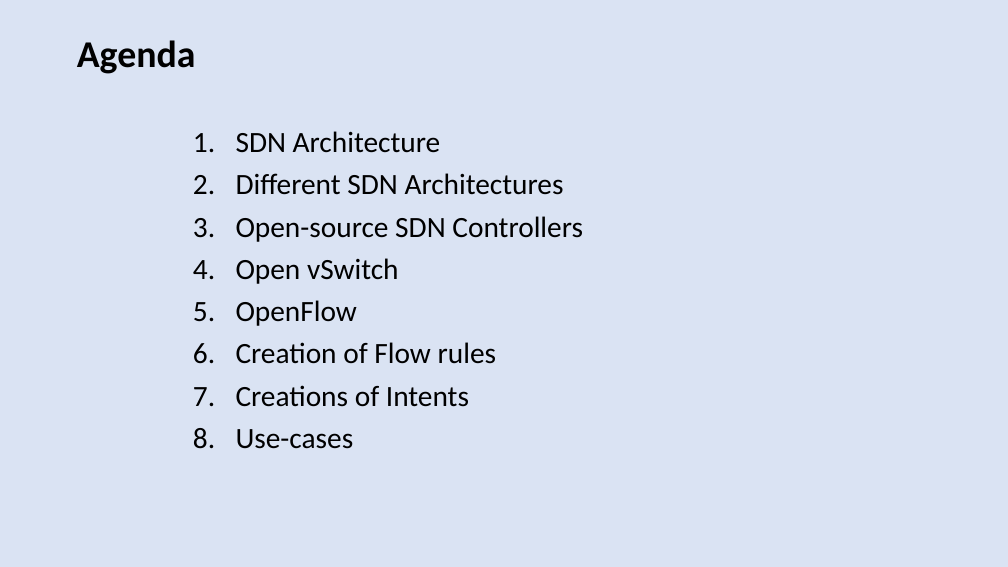
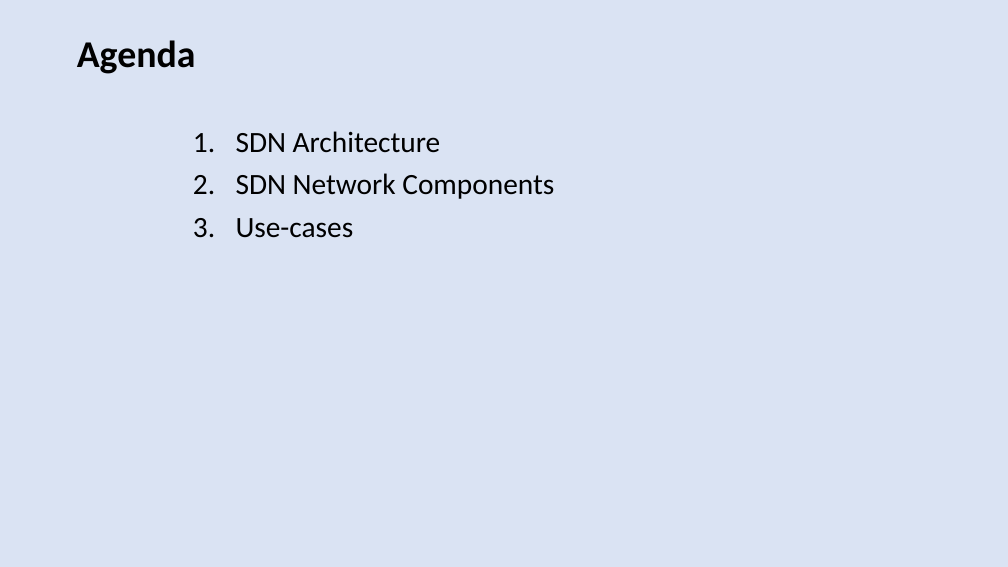
Before and after one commit to harshal-vaze/Software-Defined-Networking-with-ONOS, a slide deck: slide 2 of Thesis.pptx. Drawn at 1008x567 pixels with LibreOffice and Linux fonts; fonts in the diff are those of the drawing. Boxes give left, top, right and bottom in pixels: in the first picture for what was removed or moved away, otherwise in the second. Text is boxed around its words. In the diff, an @@ line names an element or a change of style, - is before the commit and + after.

```diff
--- a/Thesis.pptx
+++ b/Thesis.pptx
@@ text at [236,173,554,199]: text changed @@
-2. Different SDN Architectures
-3. Open-source SDN Controllers
-4. Open vSwitch
-5. OpenFlow
-6. Creation of Flow rules
-7. Creations of Intents
+2. SDN Network Components
```
Also in this commit, not shown: 19 other slides changed, 3 slides added, 1 slide removed, 9 other files.
